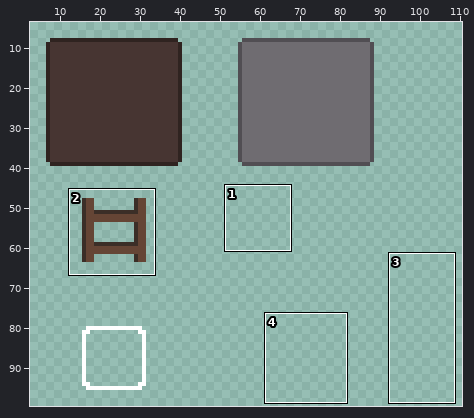
Pixel-art file: Assets/Sprites/Map/Map.aseprite. The first picture is a wide view before the edit; the outline marks the close-up.
Close-up. Before the commit:
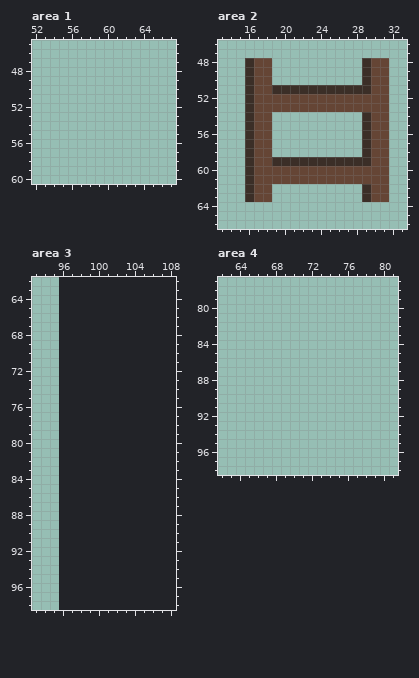
96x120 pixels, 1 frame. Shown: area 1: x 52..67, y 45..60; area 2: x 13..33, y 46..66; area 3: x 93..108, y 62..98; area 4: x 62..81, y 77..98. The old version is drawn lined up with the new one, on the new canvas. The wide view leaves out empty margins.
And afterwards:
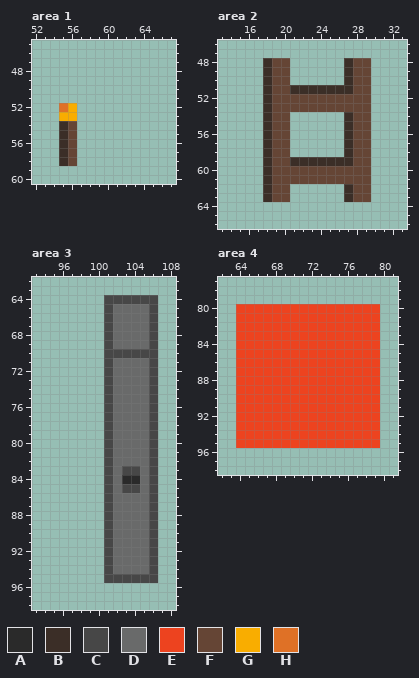
Palette (. is transparent): A #2a2a2a  B #3b2e27  C #474747  D #696a6a  E #ed431f  F #654535  G #f9ad00  H #df7126
From old to new:
canvas 96x120 -> 118x120
Changed rows in their new state; - is an unchanged pixel.
Area 1:
first column x 55:
52 HG
53 GG
54 BF
55 BF
56 BF
57 BF
58 BF
Area 2:
first column x 16:
48 ..BFF------BFF..
49 ..BFF------BFF..
50 ..BFF------BFF..
51 ..BFF-------FF..
52 ..B-----------..
53 ..B-----------..
54 ..BFF------BFF..
55 ..BFF------BFF..
56 ..BFF------BFF..
57 ..BFF------BFF..
58 ..BFF------BFF..
59 ..BFF-------FF..
60 ..B-----------..
61 ..B-----------..
62 ..BFF------BFF..
63 ..BFF------BFF..
Area 3:
first column x 101:
64 CCCCCC
65 CDDDDC
66 CDDDDC
67 CDDDDC
68 CDDDDC
69 CDDDDC
70 CCCCCC
71 CDDDDC
72 CDDDDC
73 CDDDDC
74 CDDDDC
75 CDDDDC
76 CDDDDC
77 CDDDDC
78 CDDDDC
79 CDDDDC
80 CDDDDC
81 CDDDDC
82 CDDDDC
83 CDCCDC
84 CDAADC
85 CDCCDC
86 CDDDDC
87 CDDDDC
88 CDDDDC
89 CDDDDC
90 CDDDDC
91 CDDDDC
92 CDDDDC
93 CDDDDC
94 CDDDDC
95 CCCCCC
Area 4:
first column x 64:
80 EEEEEEEEEEEEEEEE
81 EEEEEEEEEEEEEEEE
82 EEEEEEEEEEEEEEEE
83 EEEEEEEEEEEEEEEE
84 EEEEEEEEEEEEEEEE
85 EEEEEEEEEEEEEEEE
86 EEEEEEEEEEEEEEEE
87 EEEEEEEEEEEEEEEE
88 EEEEEEEEEEEEEEEE
89 EEEEEEEEEEEEEEEE
90 EEEEEEEEEEEEEEEE
91 EEEEEEEEEEEEEEEE
92 EEEEEEEEEEEEEEEE
93 EEEEEEEEEEEEEEEE
94 EEEEEEEEEEEEEEEE
95 EEEEEEEEEEEEEEEE
Where, in picture pixels (left, top, right, bottom), the same in both close-ups:
added: (59, 103, 77, 166)
changed: (245, 58, 290, 202)
changed: (344, 58, 389, 202)
added: (104, 295, 158, 583)
added: (236, 304, 380, 448)
